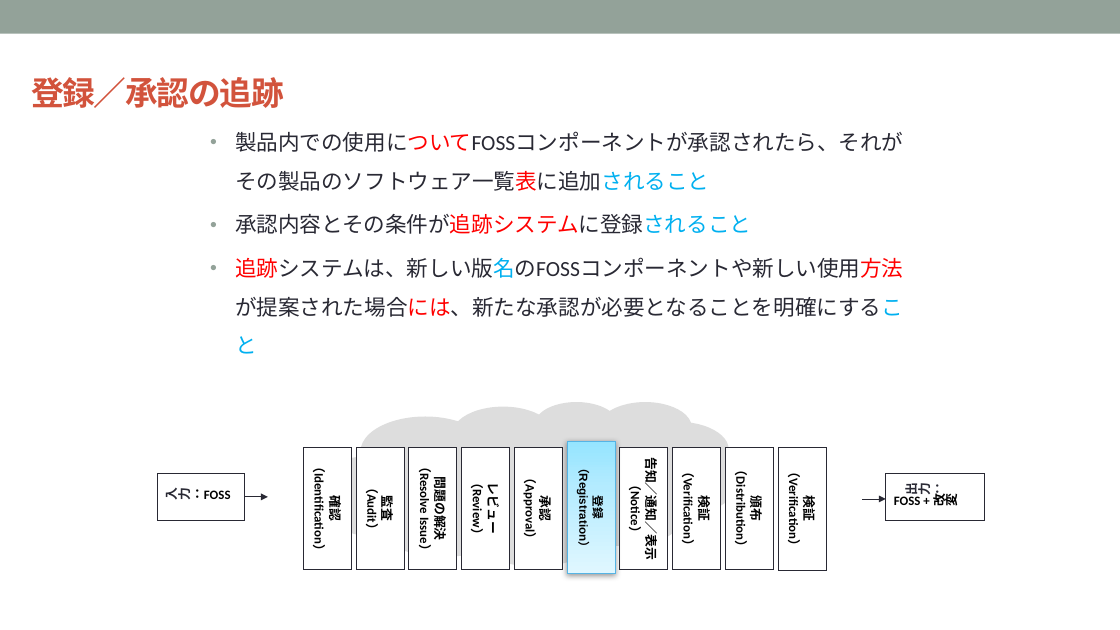
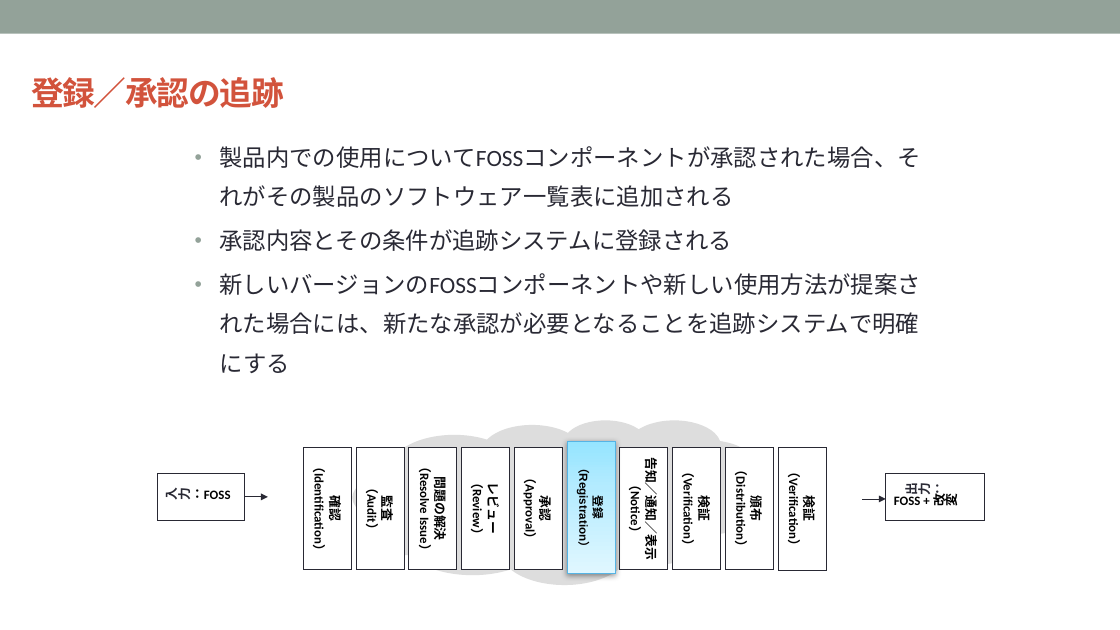
Before and after one commit to OpenChain-Project/Curriculum-Translation-JP, a slide deck: slide 60 of RC/openchain-curriculum-release-2-jp_rc1.0.pptx. Drawn at 1120x630 pixels with LibreOffice and Linux fonts; fonts in the diff are those of the drawing; background and template pictures are left out. Boxes give left, top, right and bottom in pixels: in the first picture for what was removed or moved away, otherwise in the second. Text is boxed around its words. In the diff, an @@ line names an element or a change of style, - is before the commit and + after.

```diff
--- a/RC/openchain-curriculum-release-2-jp_rc1.0.pptx
+++ b/RC/openchain-curriculum-release-2-jp_rc1.0.pptx
@@ text at bbox=[219, 146, 920, 373]: text changed; size 18.5 to 20 pt @@
-• 製品内での使用についてFOSSコンポーネントが承認されたら、それがその製品のソフトウェア一覧表に追加されること
-• 承認内容とその条件が追跡システムに登録されること
-• 追跡システムは、新しい版名のFOSSコンポーネントや新しい使用方法が提案された場合には、新たな承認が必要となることを明確にすること
+• 製品内での使用についてFOSSコンポーネントが承認された場合、それがその製品のソフトウェア一覧表に追加される
+• 承認内容とその条件が追跡システムに登録される
+• 新しいバージョンのFOSSコンポーネントや新しい使用方法が提案された場合には、新たな承認が必要となることを追跡システムで明確にする
@@ thought cloud: place and size @@
-thought cloud at bbox=[323, 402, 738, 566]
+thought cloud at bbox=[353, 420, 767, 585]
```
Also in this commit, not shown: 10 other slides changed.
